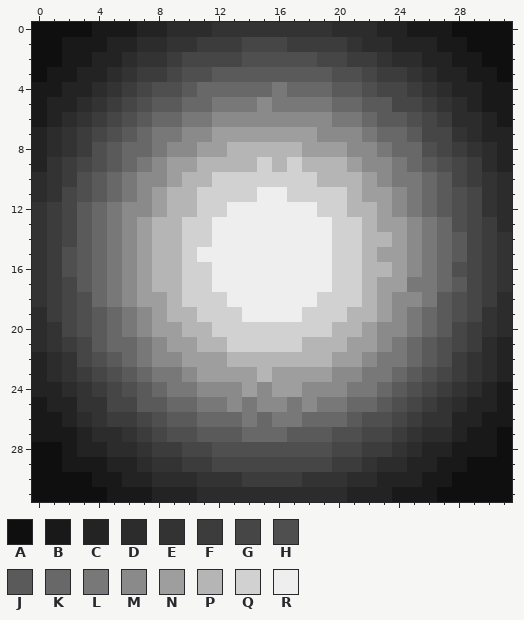
Edited in one commit: pixel-art sprite (Graphics/sprites/lensflare.png). The first picture shows the starting point.
The file is 32x32 pixels.
Palette (. is transparent): A #0f0f0f  B #191919  C #232323  D #2c2c2c  E #333333  F #3c3c3c  G #464646  H #4f4f4f  J #5a5a5a  K #686868  L #787878  M #8a8a8a  N #9e9e9e  P #b5b5b5  Q #d1d1d1  R #eeeeee
New version:
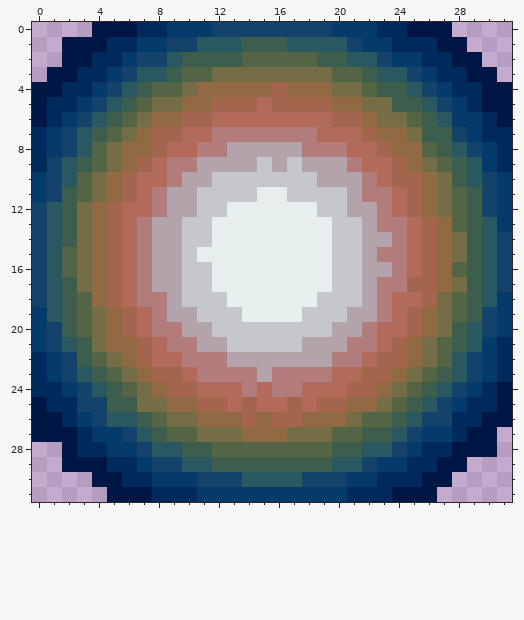
From old to new:
colour B: #191919 -> #001746
colour C: #232323 -> #002a5c
colour D: #2c2c2c -> #053b6a
colour E: #333333 -> #13426a
colour F: #3c3c3c -> #2a5860
colour G: #464646 -> #3e5e4d
colour H: #4f4f4f -> #546545
colour J: #5a5a5a -> #756d46
colour K: #686868 -> #916942
colour L: #787878 -> #a3654c
colour M: #8a8a8a -> #b26a5b
colour N: #9e9e9e -> #b27c7c
colour P: #b5b5b5 -> #b3a4ab
colour Q: #d1d1d1 -> #c6c6cd
colour R: #eeeeee -> #e7eeee
Changed rows in their new state; - is a pixel that keeps its letter.
first column x 0:
 0 ....------------------------....
 1 ..---------------------------...
 2 ..----------------------------..
 3 .------------------------------.
first column x 0:
27 -------------------------------.
28 ..-----------------------------.
29 ..---------------------------...
30 ....------------------------....
31 .....----------------------.....
